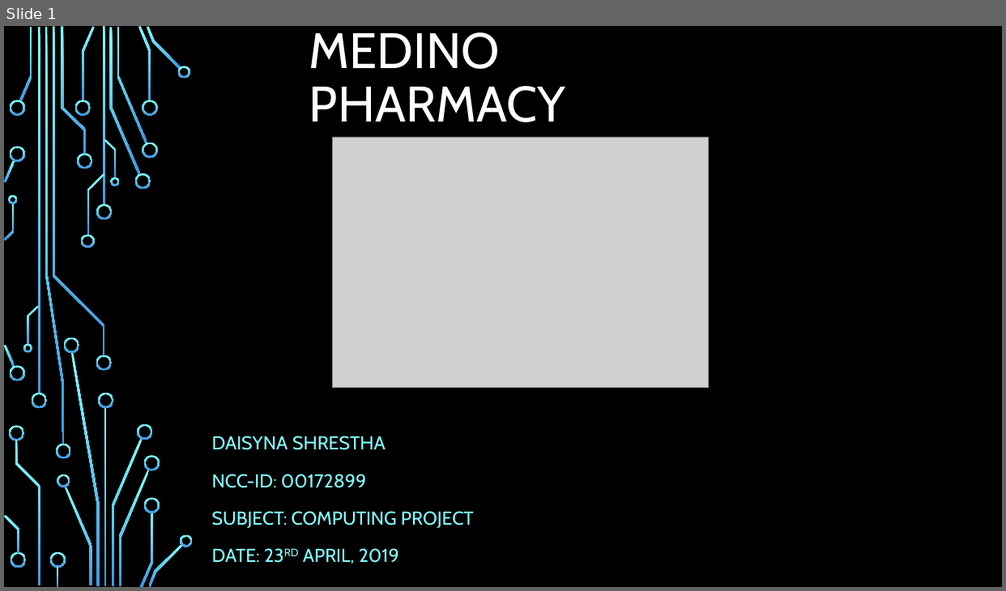
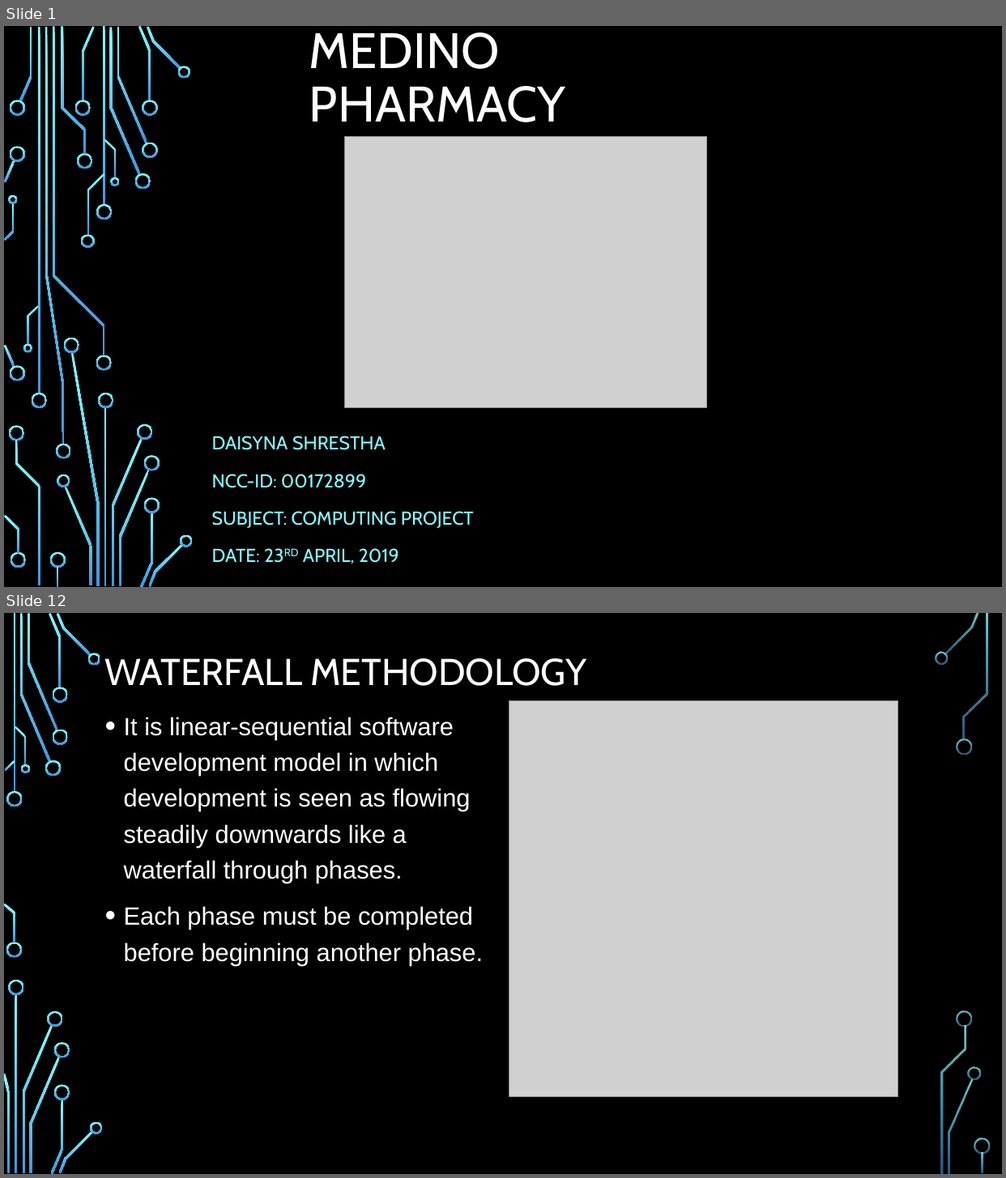
Before and after one commit to sdaisyna/PharmacyMS, a slide deck: Design/Medino Pharmacy.pptx. Shown one above the other, each under a label of ours: slide 1 before the commit, slides 1 and 12 after it; the slides between them are not shown. The pictures are 1006x591 and 1006x1178 pixels, drawn with LibreOffice and Linux fonts; fonts in the diff are those of the drawing; grey boxes stand for pictures; background and template pictures are left out. Boxes give left, top, right and bottom in pixels: in the first picture for what was removed or moved away, otherwise in the second. Text is boxed around its words. In the diff, an @@ line names an element or a change of style, - is before the commit and + after.

```diff
--- a/Design/Medino Pharmacy.pptx
+++ b/Design/Medino Pharmacy.pptx
@@ slide 12 added at [4, 613, 1002, 1174], background picture (left out) @@
@@ title added at [105, 658, 587, 686], 36 pt, text #FFFFFF @@
+WATERFALL METHODOLOGY
@@ picture added at [509, 700, 898, 1097] @@
@@ text added at [124, 717, 483, 965], 24 pt, text #FFFFFF @@
+• It is linear-sequential software development model in which development is seen as flowing steadily downwards like a waterfall through phases.
+• Each phase must be completed before beginning another phase.
@@ group added at [4, 613, 990, 1174]: 33 freeform shapes, 3 rectangles @@
@@ slide 1 changed as well @@
@@ picture: place and size @@
-picture at [333, 137, 709, 387]
+picture at [345, 137, 707, 408]
```
Also in this commit, not shown: 1 other slide changed, 41 other slides added, 1 slide removed, 6 other files.
